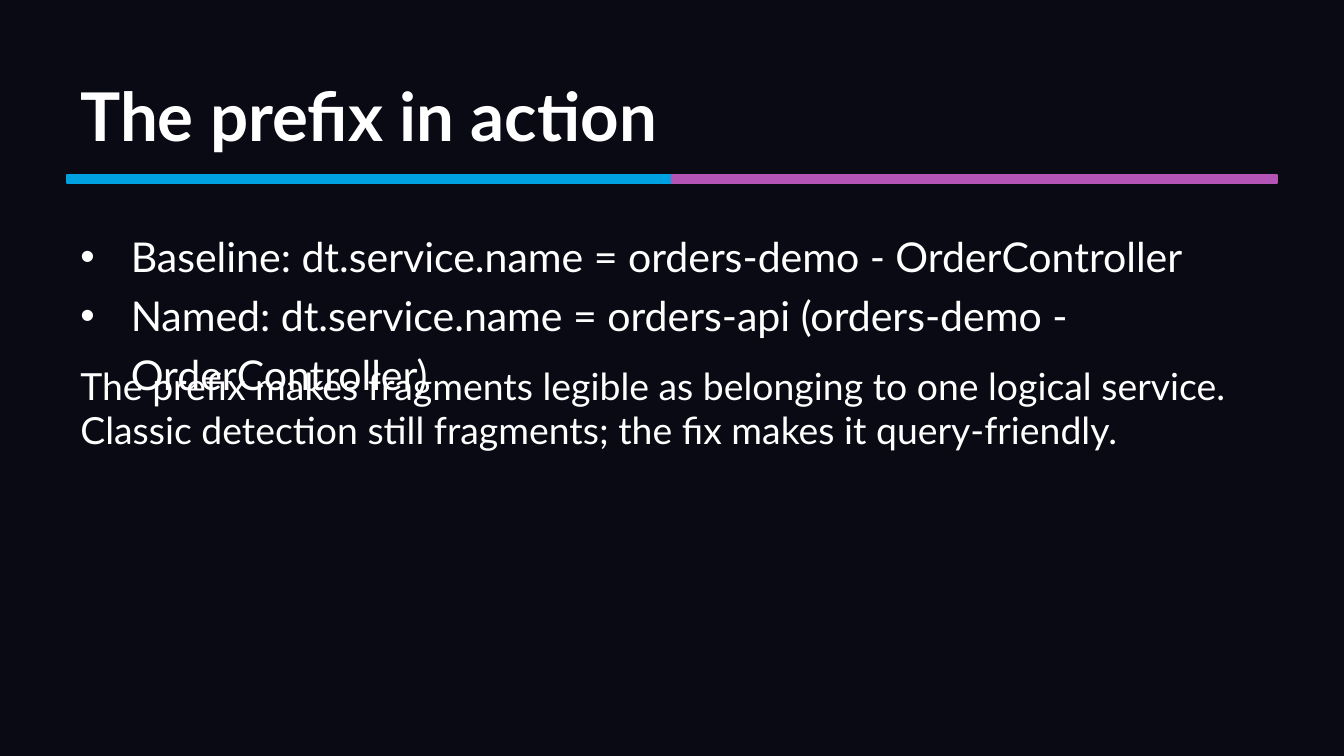
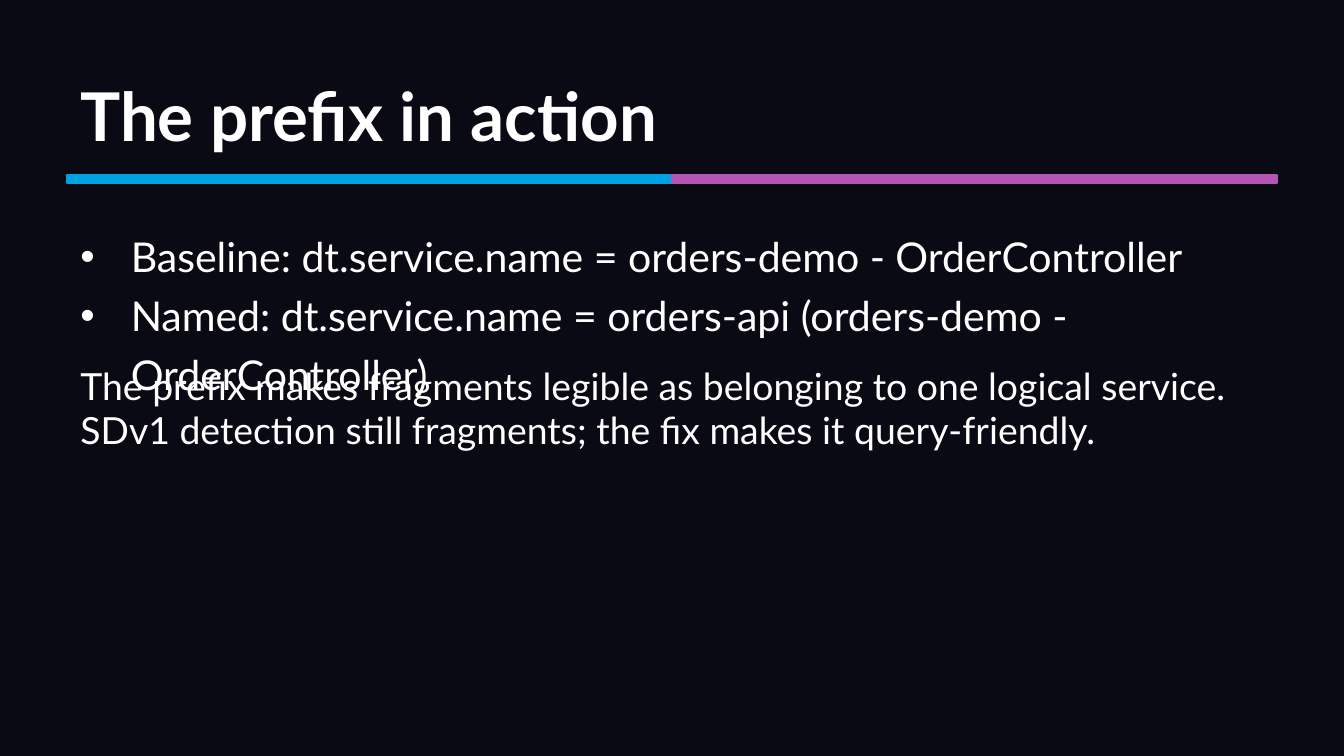
Before and after one commit to mreider/orders-demo, a slide deck: slide 7 of curriculum/unit-2-naming-identity/module-2-3-service-name-workaround.pptx. Drawn at 1344x756 pixels with LibreOffice and Linux fonts; fonts in the diff are those of the drawing. Boxes give left, top, right and bottom in pixels: in the first picture for what was removed or moved away, otherwise in the second. Text is boxed around its words. In the diff, an @@ line names an element or a change of style, - is before the commit and + after.

Commit message:
terminology: surface detection-model vs UI-generation distinction
The two axes matter and should be named separately:

- UI generation: Classic Dynatrace vs Latest Dynatrace (tenant-level).
- Detection model: SDv1 vs SDv2 (how spans become service entities).

They're orthogonal in principle but coupled in practice — SDv2 for
OneAgent is available only on Latest Dynatrace. Earlier copy treated
'Latest' and 'SDv2' as synonyms, which was convenient shorthand but
technically wrong.

Changes:

- curriculum/README.md opening reframes the course around the SDv1 →
  SDv2 migration and names the Latest-Dynatrace prerequisite.
- New 'Two axes worth naming' section in Module 0 explicitly separates
  UI generation from detection model and flags the OneAgent-only-on-
  Latest coupling.
- Mechanical swap across every module and slide: 'In Latest' → 'Under
  SDv2', 'In Classic' → 'Under SDv1', 'Classic-detected' → 'SDv1-
  detected', 'Latest detection' → 'SDv2 detection', etc. Only swaps
  the detection-model shorthand; 'Latest Dynatrace' and 'Classic
  Dynatrace' are left intact where they refer to the UI/tenant.
- Landing page hero + <title> + <meta description> rewritten for the
  same precision.
- Repo top-level README opening paragraph rewritten.
- All 13 PPTX decks regenerated from updated .slides.md sources.

```diff
--- a/curriculum/unit-2-naming-identity/module-2-3-service-name-workaround.pptx
+++ b/curriculum/unit-2-naming-identity/module-2-3-service-name-workaround.pptx
@@ text at bbox=[80, 367, 1225, 451]: text changed @@
-The prefix makes fragments legible as belonging to one logical service. Classic detection still fragments; the fix makes it query-friendly.
+The prefix makes fragments legible as belonging to one logical service. SDv1 detection still fragments; the fix makes it query-friendly.
```
Also in this commit, not shown: 2 other slides changed, 29 other files.
